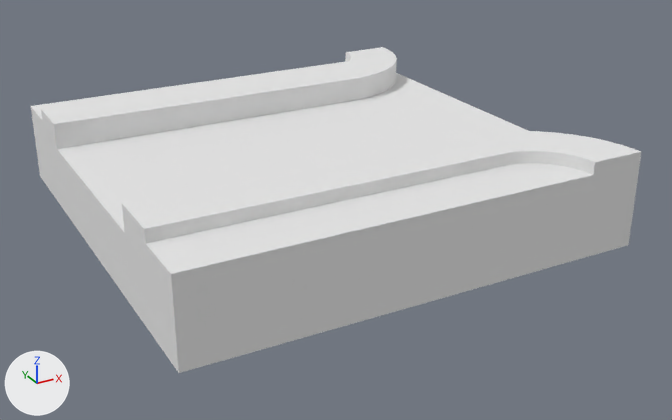
The OBJ model Razor/maps/assets/kenney_3droadpack_updated/Models/roadTile_242.obj: old version first, new version second.
Before and after are seen from a 50 mm lens placed at (-1.19, -3.78, 2.58), pointed at (1.6, 1.31, 0.04). Every picture has the same lights, and +X, +Y and +Z are marked at lower left. Where no turn or scale is listed for an object, it has been applied to the vertices.

Objects in the first picture: 'roadTile_242'.
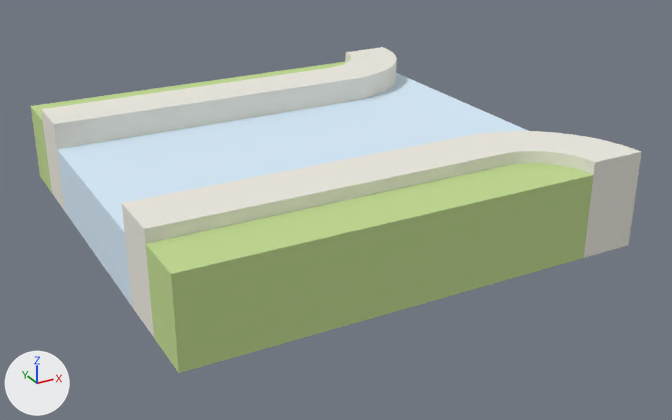
The change in detail:
Material 'Grass' (mat_grass) changes colour from white #e7e7e7 to green #c2db92; in linear values from (0.8, 0.8, 0.8) to (0.541, 0.71, 0.286).
Material 'Water' (mat_water) changes colour from white #e7e7e7 to white #d8edfb; in linear values from (0.8, 0.8, 0.8) to (0.69, 0.843, 0.965).

Location of each change, [x1, y1, x2, y2] in pixels of the pictures (672 x 420 px):
'roadTile_242', recoloured: [31, 52, 597, 373] in both
